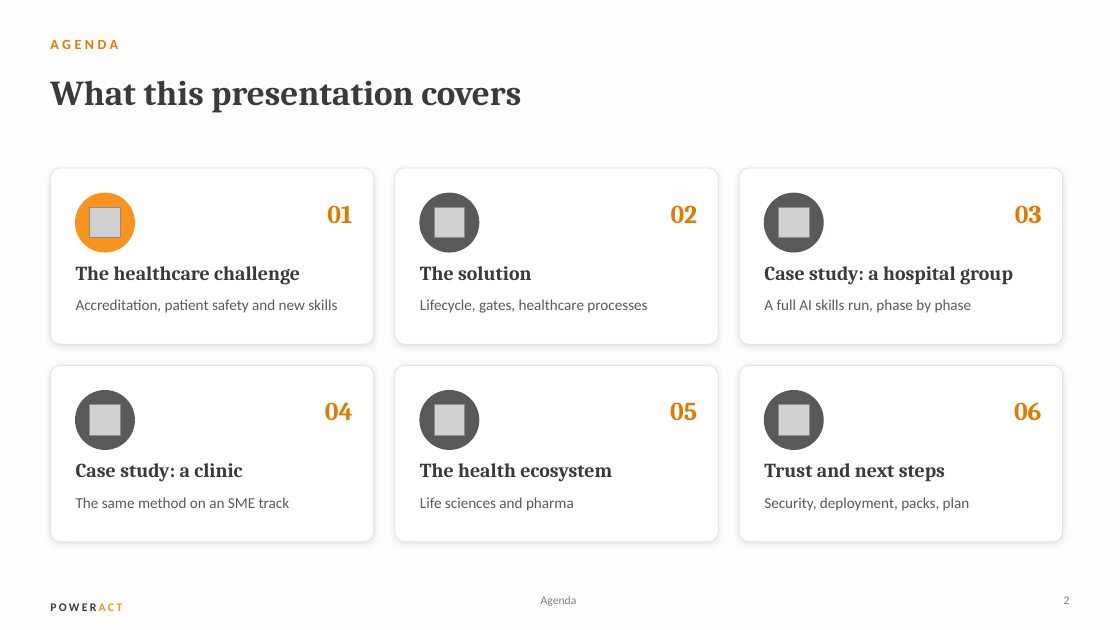
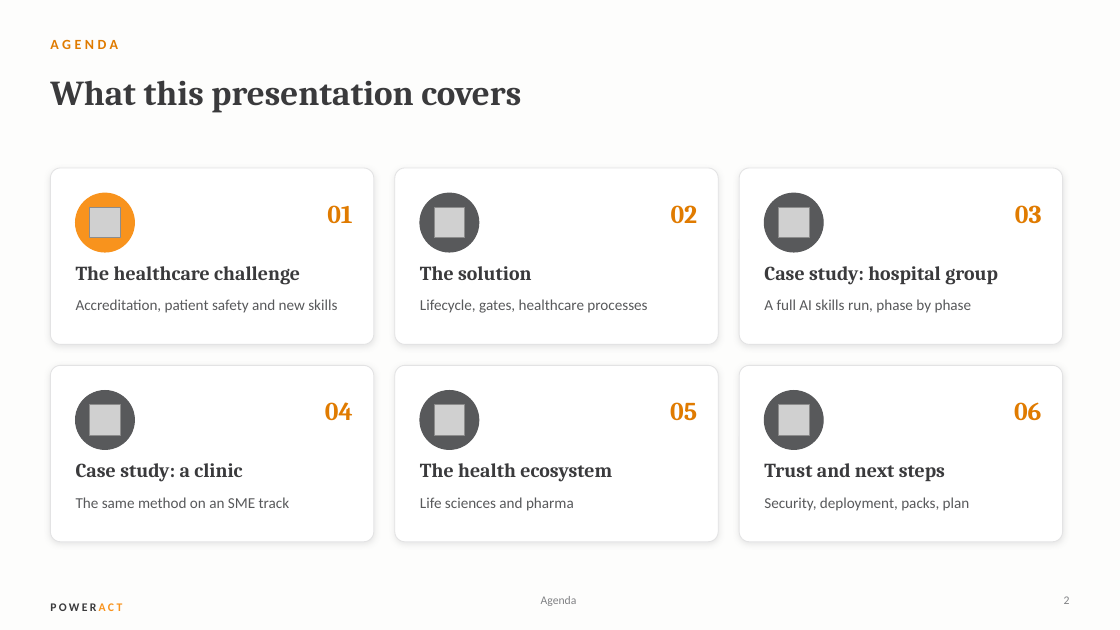
Before and after one commit to mbenhima/scm-process-register, a slide deck: slide 2 of cortexskills/deliverables/CortexSkills_Healthcare_Presentation_EN.pptx. Drawn at 1120x630 pixels with LibreOffice and Linux fonts; fonts in the diff are those of the drawing; grey boxes stand for pictures. Boxes give left, top, right and bottom in pixels: in the first picture for what was removed or moved away, otherwise in the second. Text is boxed around its words. In the diff, an @@ line names an element or a change of style, - is before the commit and + after.

```diff
--- a/cortexskills/deliverables/CortexSkills_Healthcare_Presentation_EN.pptx
+++ b/cortexskills/deliverables/CortexSkills_Healthcare_Presentation_EN.pptx
@@ text at [764, 266, 998, 285]: text changed @@
-Case study: a hospital group
+Case study: hospital group
```
Also in this commit, not shown: 15 other files.
